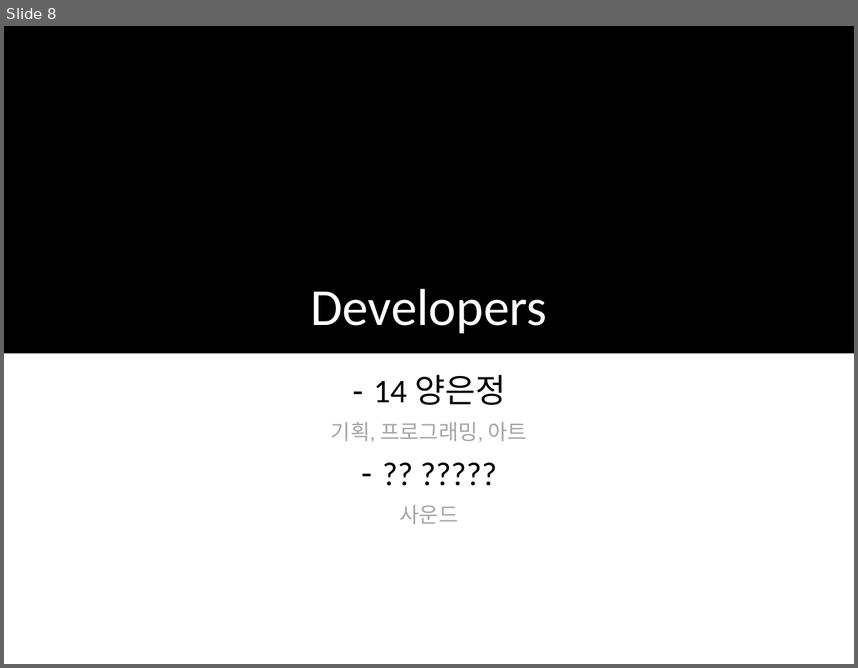
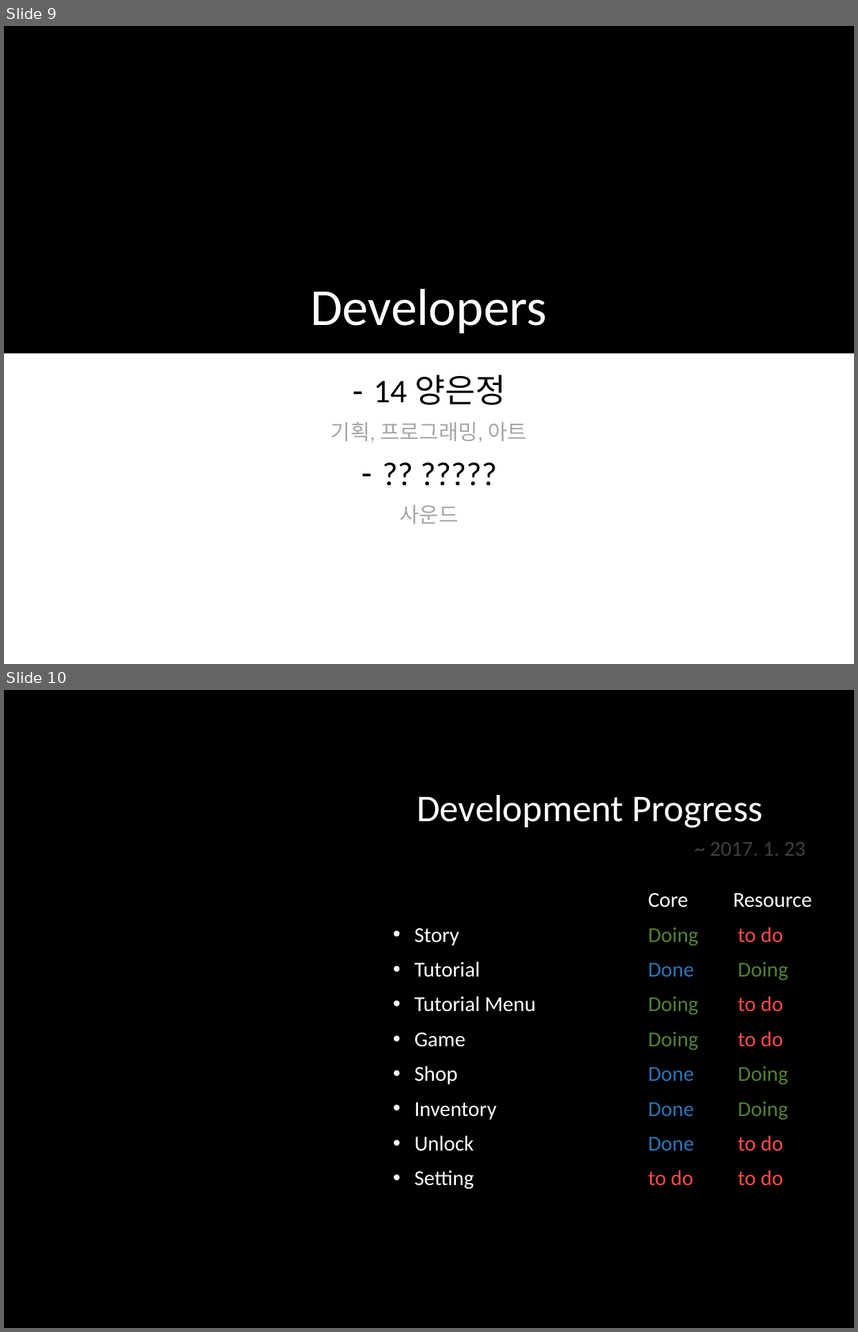
Before and after one commit to YangHun/Catdog-Line2016-D, a slide deck: Documentation/D.pptx. Shown one above the other, each under a label of ours: slide 8 before the commit, slides 9 and 10 after it. The pictures are 858x668 and 858x1332 pixels, drawn with LibreOffice and Linux fonts; fonts in the diff are those of the drawing; background and template pictures are left out. Boxes give left, top, right and bottom in pixels: in the first picture for what was removed or moved away, otherwise in the second. Text is boxed around its words. In the diff, an @@ line names an element or a change of style, - is before the commit and + after.

```diff
--- a/Documentation/D.pptx
+++ b/Documentation/D.pptx
@@ slide 10 added at bbox=[4, 690, 854, 1328], background #000000 @@
@@ title added at bbox=[417, 795, 763, 828], 32 pt, text #FFFFFF @@
+Development Progress
@@ text added at bbox=[710, 842, 806, 856], 18 pt, text #404040 @@
+~ 2017. 1. 23
@@ text added at bbox=[415, 893, 813, 1189], 18 pt, text #FFFFFF @@
+Core Resource
+• Story Doing to do
+• Tutorial Done Doing
+• Tutorial Menu Doing to do
+• Game Doing to do
+• Shop Done Doing
+• Inventory Done Doing
+• Unlock Done to do
+• Setting to do to do
@@ what was slide 8 is now slide 9 @@
```
Also in this commit, not shown: 5 slides changed, 3 other slides added, 1 slide removed.
